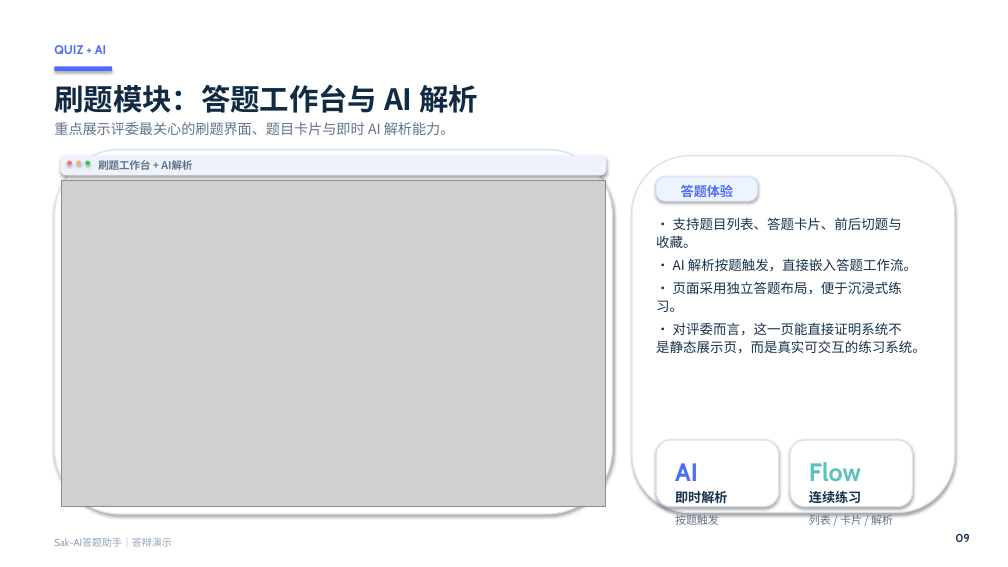
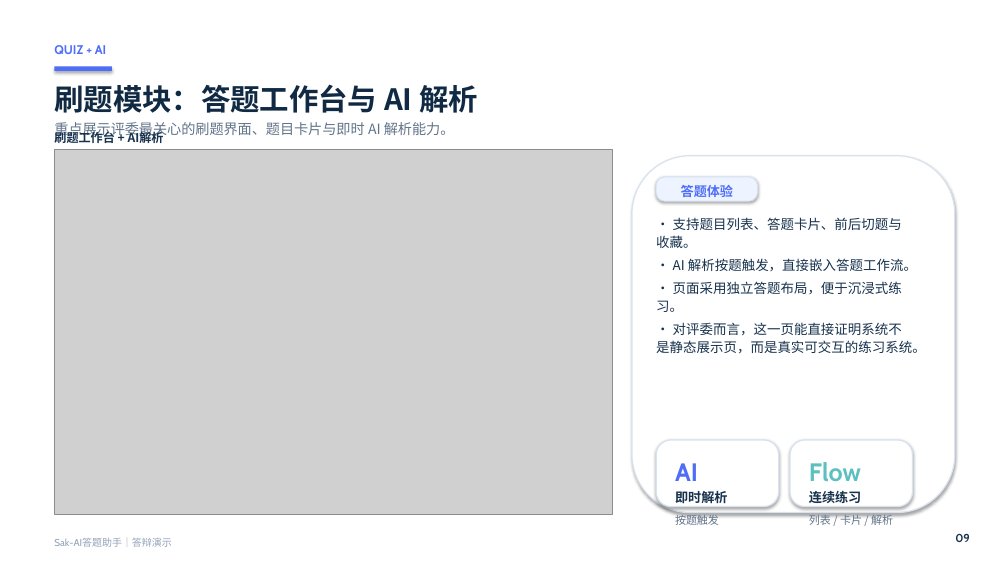
Before and after one commit to Saksk-IT/Ti, a slide deck: slide 9 of output/doc/1软件应用与开发_1Web应用与开发_Sak-AI答题助手/01作品与答辩材料/Sak-AI答题助手-答辩演示PPT.pptx. Drawn at 1008x567 pixels with LibreOffice and Linux fonts; fonts in the diff are those of the drawing; grey boxes stand for pictures; background and template pictures are left out. Boxes give left, top, right and bottom in pixels: in the first picture for what was removed or moved away, otherwise in the second. Text is boxed around its words. In the diff, an @@ line names an element or a change of style, - is before the commit and + after.

```diff
--- a/output/doc/1软件应用与开发_1Web应用与开发_Sak-AI答题助手/01作品与答辩材料/Sak-AI答题助手-答辩演示PPT.pptx
+++ b/output/doc/1软件应用与开发_1Web应用与开发_Sak-AI答题助手/01作品与答辩材料/Sak-AI答题助手-答辩演示PPT.pptx
@@ text "刷题工作台 + AI解析": place and size @@
-text "刷题工作台 + AI解析" at box(98, 160, 192, 170)
+text "刷题工作台 + AI解析" at box(54, 130, 164, 146)
@@ text "刷题工作台 + AI解析" at box(54, 130, 164, 146): size 10 to 11.5 pt, text colour #62748A to #17324D @@
@@ picture: place and size @@
-picture at box(61, 180, 606, 507)
+picture at box(54, 150, 613, 514)
@@ rounded rectangle removed at box(54, 150, 613, 514) @@
@@ rounded rectangle removed at box(60, 156, 606, 175) @@
@@ ellipse removed at box(67, 160, 72, 165) @@
@@ ellipse removed at box(76, 160, 81, 165) @@
@@ ellipse removed at box(85, 160, 90, 165) @@
```
Also in this commit, not shown: 13 other slides changed, 2 other files.
